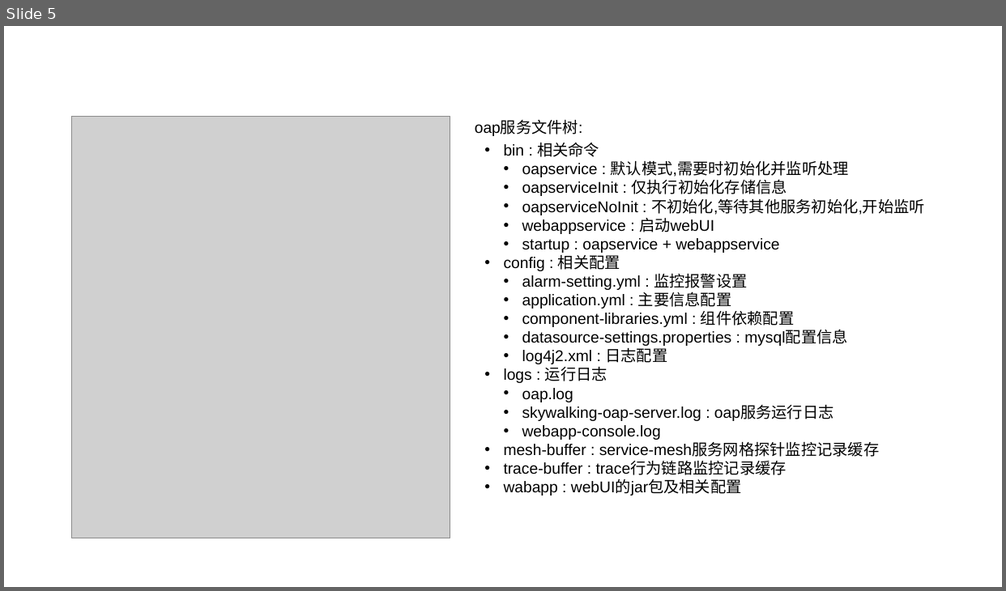
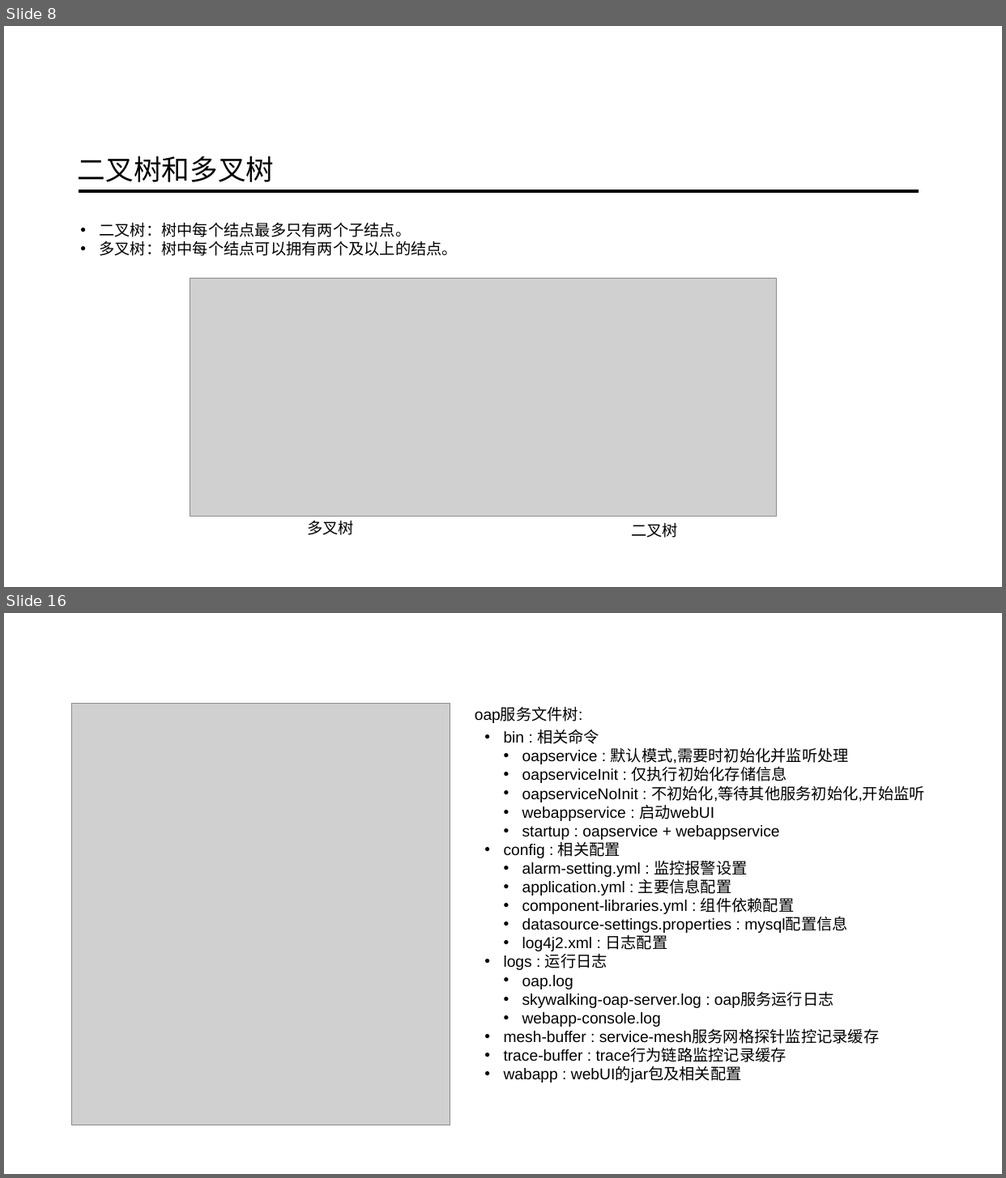
Before and after one commit to ainilili/data-structure-trees-demo, a slide deck: 数据结构之树.pptx. Shown one above the other, each under a label of ours: slide 5 before the commit, slides 8 and 16 after it; the slides between them are not shown. The pictures are 1006x591 and 1006x1178 pixels, drawn with LibreOffice and Linux fonts; fonts in the diff are those of the drawing; grey boxes stand for pictures; background and template pictures are left out. Boxes give left, top, right and bottom in pixels: in the first picture for what was removed or moved away, otherwise in the second. Text is boxed around its words. In the diff, an @@ line names an element or a change of style, - is before the commit and + after.

```diff
--- a/数据结构之树.pptx
+++ b/数据结构之树.pptx
@@ slide 8 added at box(4, 26, 1002, 587), background picture (left out) @@
@@ text added at box(78, 156, 275, 182), 54 pt, text #000000 @@
+二叉树和多叉树
@@ line added from (79, 191) to (918, 191), #000000 6.5 pt @@
@@ text added at box(99, 223, 458, 256), 30 pt, text #000000 @@
+• 二叉树：树中每个结点最多只有两个子结点。
+• 多叉树：树中每个结点可以拥有两个及以上的结点。
@@ picture added at box(189, 278, 776, 516) @@
@@ text added at box(307, 521, 354, 535), 30 pt, text #000000 @@
+多叉树
@@ text added at box(631, 523, 678, 538), 30 pt, text #000000 @@
+二叉树
@@ what was slide 5 is now slide 16 @@
```
Also in this commit, not shown: 14 other slides added, 4 slides removed.
